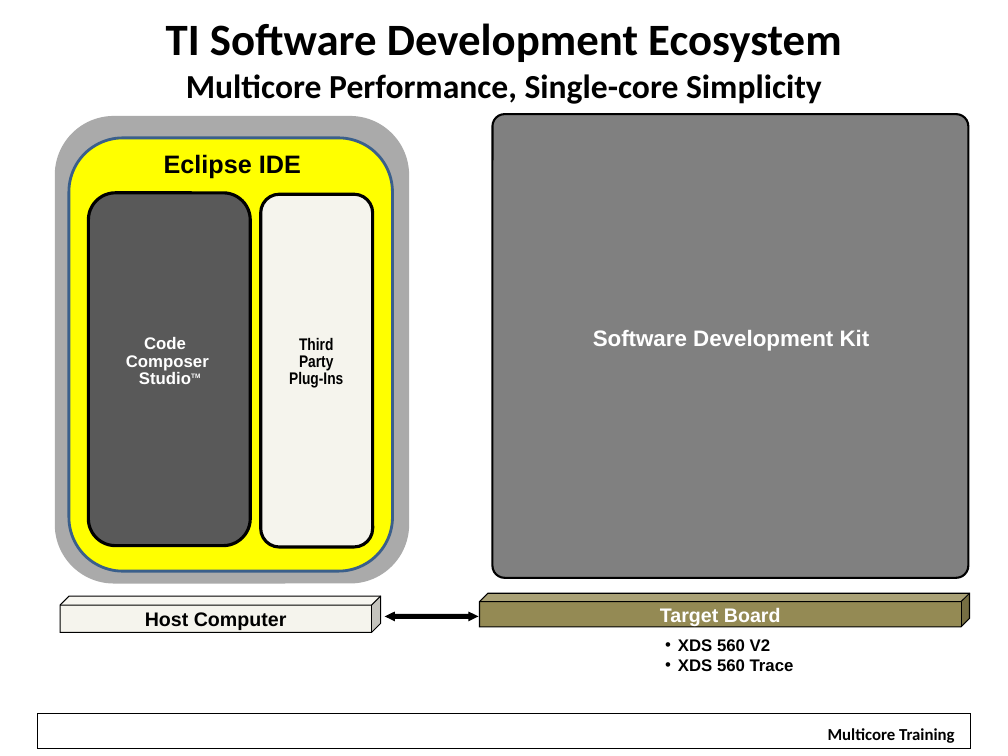
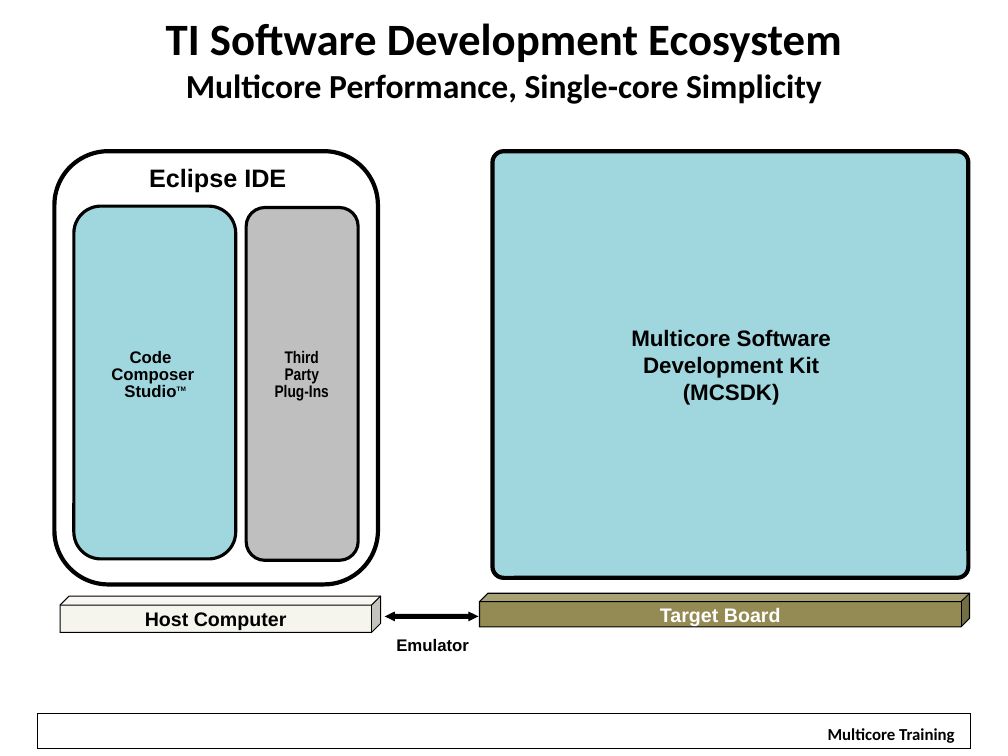
Before and after one commit to hari1989/keystone-workshop, a slide deck: slide 6 of slides/Introduction to KeyStone Software Ecosystem.pptx. Drawn at 1008x756 pixels with LibreOffice and Linux fonts; fonts in the diff are those of the drawing; background and template pictures are left out. Boxes give left, top, right and bottom in pixels: in the first picture for what was removed or moved away, otherwise in the second. Text is boxed around its words. In the diff, an @@ line names an element or a change of style, - is before the commit and + after.

Commit message:
Revisions based on 6/13/12 discussion; modifed ecosystem diagram and used as advanced organizer throughout lesson; fixed red URLs so they are now blue

```diff
--- a/slides/Introduction to KeyStone Software Ecosystem.pptx
+++ b/slides/Introduction to KeyStone Software Ecosystem.pptx
@@ rounded rectangle removed at (54,116,409,584) @@
@@ rounded rectangle at (54,151,378,585): fill #FFFF00 to #FFFFFF; outline #3A5F8C 2 pt to #000000 3 pt @@
@@ rounded rectangle: place and size @@
-rounded rectangle at (493,114,969,578)
+rounded rectangle at (493,151,969,578)
@@ rounded rectangle at (493,151,969,578): fill #808080 to #A0D7DE; outline #000000 1.5 pt to #000000 3 pt @@
@@ 5 rounded rectangles, 1 text: place and size @@
-5 rounded rectangles, 1 text at (69,138,392,572)
+5 rounded rectangles, 1 text at (54,151,378,585)
@@ rounded rectangle at (74,207,236,559): fill #595959 to #A0D7DE @@
@@ rounded rectangle at (246,208,358,560): fill #F5F4ED to #BFBFBF @@
@@ text at (631,329,831,405): text changed; text colour #FFFFFF to #000000 @@
-Software Development Kit
+Multicore Software
+Development Kit
+(MCSDK)
@@ rounded rectangle "Code" at (72,341,234,415): text colour #FFFFFF to #000000 @@
@@ text added at (396,639,469,651), 12 pt, text #000000, bold @@
+Emulator
@@ text removed at (678,639,794,671) @@
-• XDS 560 V2
-• XDS 560 Trace
```
Also in this commit, not shown: 15 other slides changed, 1 slide added.
